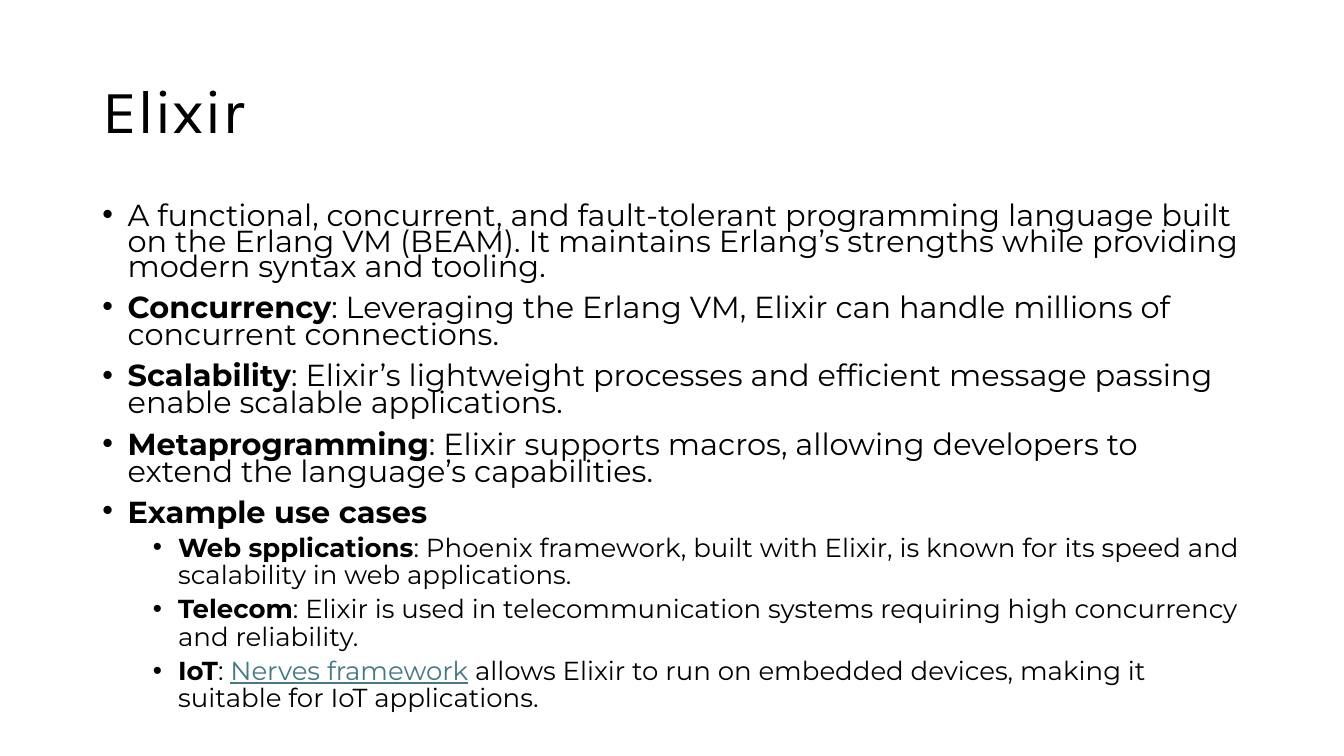
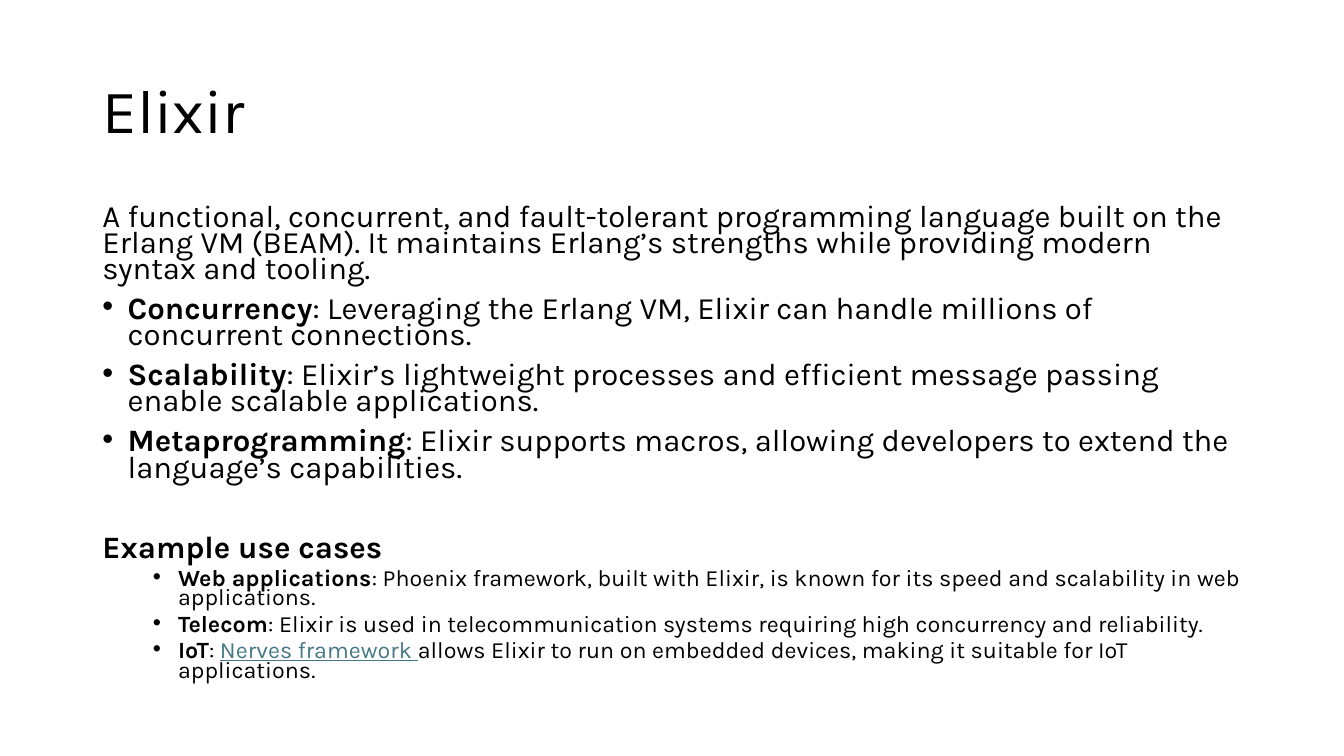
Before and after one commit to aregm/system-design-course, a slide deck: slide 18 of docs/Lecture 9.pptx. Drawn at 1344x756 pixels with LibreOffice and Linux fonts; fonts in the diff are those of the drawing. Boxes give left, top, right and bottom in pixels: in the first picture for what was removed or moved away, otherwise in the second. Text is boxed around its words. In the diff, an @@ line names an element or a change of style, - is before the commit and + after.

```diff
--- a/docs/Lecture 9.pptx
+++ b/docs/Lecture 9.pptx
@@ text at (102, 205, 1228, 683): size 21.7 to 22.2 pt in "A functional, concurrent, and fault-tolerant programming lan ...", "Concurrency: Leveraging the Erlang VM, Elixir can ...", "Scalability: Elixir’s lightweight processes and efficient me ...", "Metaprogramming: Elixir supports macros, allowing developers ..." and 1 more places; font Montserrat to Karla in "A functional, concurrent, and fault-tolerant programming lan ...", "Concurrency: Leveraging the Erlang VM, Elixir can ...", "Scalability: Elixir’s lightweight processes and efficient me ...", "Metaprogramming: Elixir supports macros, allowing developers ..." and 3 more places; size 18.6 to 16.6 pt in "Telecom: Elixir is used in telecommunication systems ...", "IoT: Nerves framework allows Elixir to run ..."; bullet • to none; line spacing 19.5pt to 0.7 @@
@@ text at (178, 565, 1240, 611): text changed; size 18.6 to 16.6 pt; font Montserrat to Karla @@
-  • Web spplications: Phoenix framework, built with Elixir, is known for its speed and scalability in web applications.
+  • Web applications: Phoenix framework, built with Elixir, is known for its speed and scalability in web applications.
```
Also in this commit, not shown: 19 other slides changed, 1 slide added.
